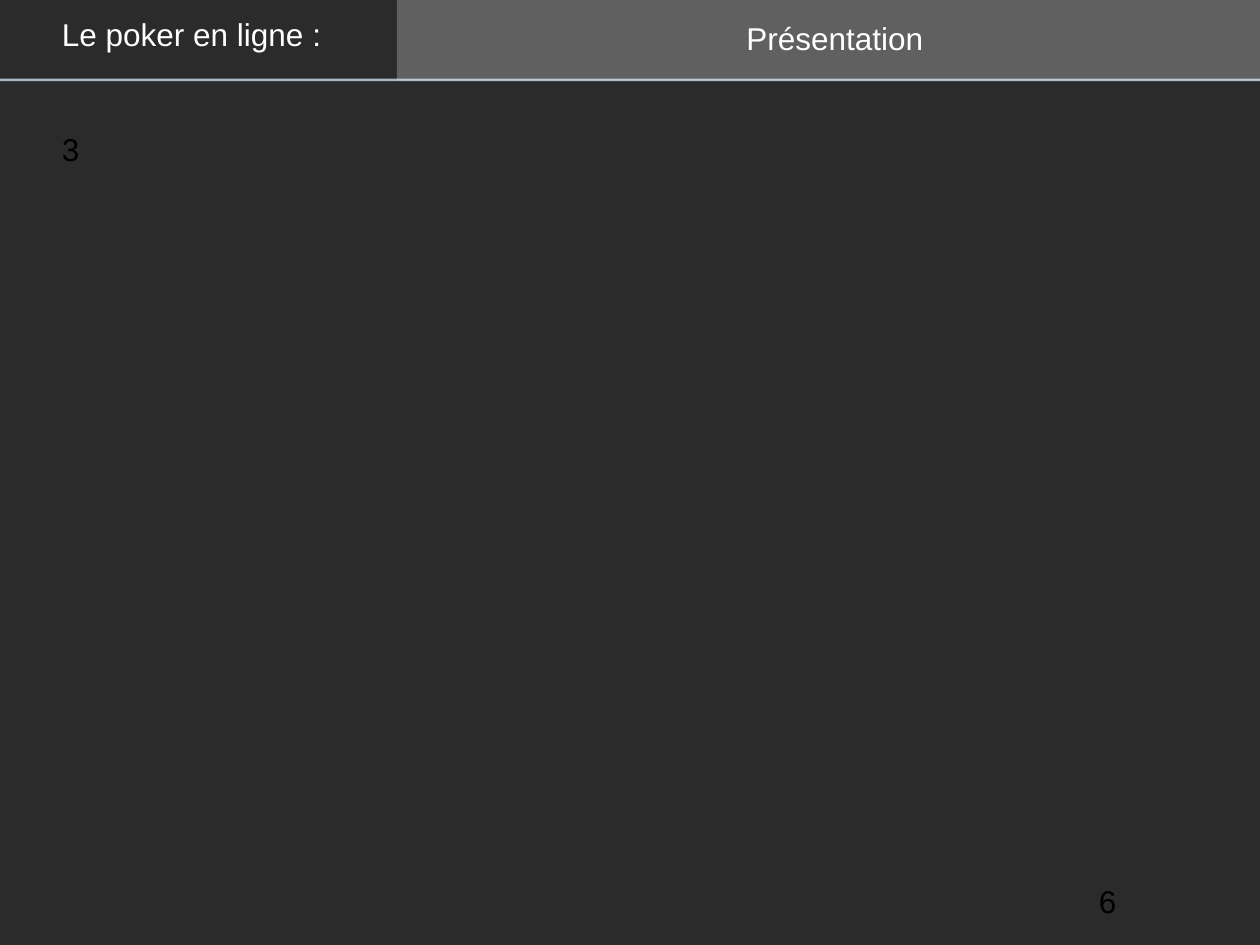
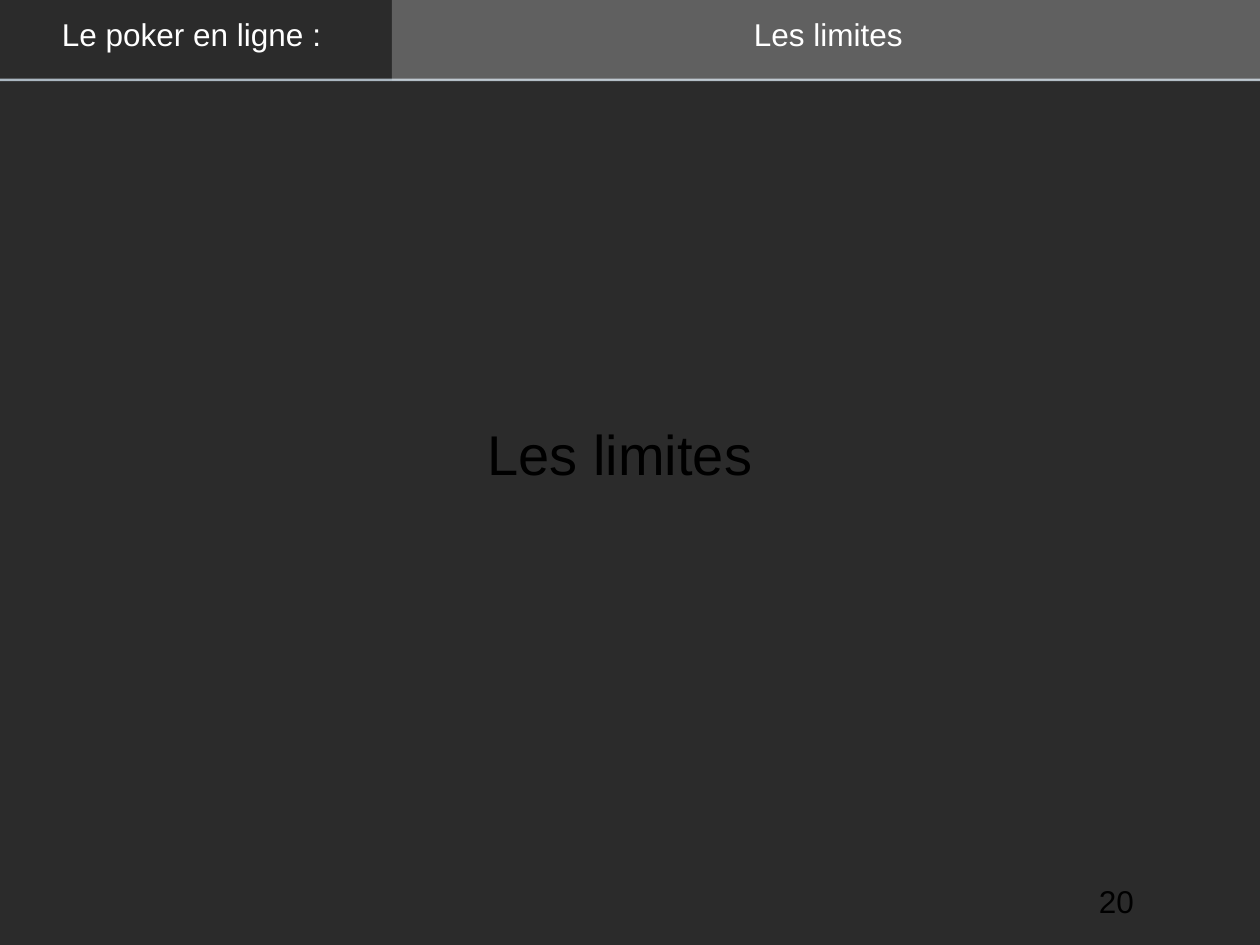
Before and after one commit to OlivierK/economie, a slide deck: slide 20 of presentation.odp (slide 6 before the commit). Drawn at 1260x945 pixels with LibreOffice and Linux fonts; fonts in the diff are those of the drawing; background and template pictures are left out; a plain dark background stands for a picture behind light text. Boxes give left, top, right and bottom in pixels: in the first picture for what was removed or moved away, otherwise in the second. Text is boxed around its words. In the diff, an @@ line names an element or a change of style, - is before the commit and + after.

Commit message:
presentation v1

```diff
--- a/presentation.odp
+++ b/presentation.odp
@@ rectangle: place and size @@
-rectangle at (397, 0, 1260, 81)
+rectangle at (392, 0, 1260, 81)
@@ text removed at (746, 27, 923, 51) @@
-Présentation
@@ text added at (754, 23, 902, 47), 18 pt, text #FFFFFF @@
+Les limites
@@ text removed at (62, 139, 80, 161) @@
-3
@@ text added at (488, 435, 752, 475), 32 pt, text #000000 @@
+Les limites
@@ page number at (1099, 891, 1134, 913): text changed @@
-6
+20
```
Also in this commit, not shown: 10 other slides changed, 8 slides added.
